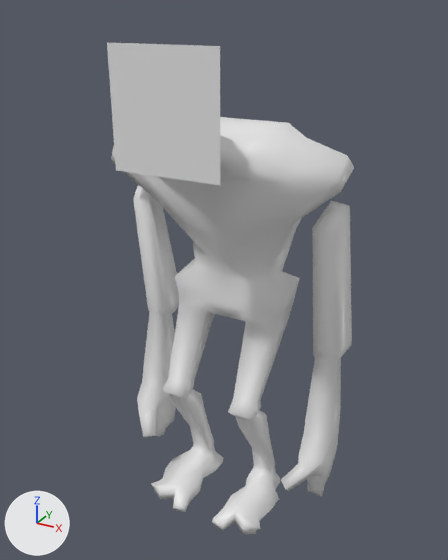
An edit to the FBX model Assets/_SkincareInYourFace/Mesh/SkinCare.fbx, drawn before and after from the same camera.
Camera for both pictures: a camera (50 mm lens) standing at (1.182, -2.198, 2.202) and looking at (0.021, -0.088, 1.147). Arrows for +X, +Y and +Z are at lower left; the lights stay in place. The picture after the commit comes second. Where no turn or scale is listed for an object, it has been applied to the vertices.

Objects in the first picture: 'mesh_skinScare_body.000', 'mesh_skinScare_mask.000'.
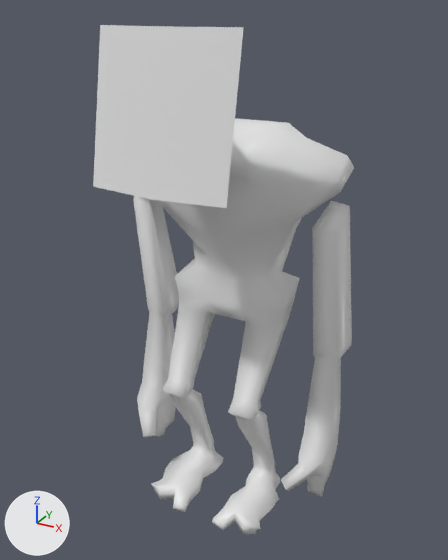
Pixel boxes [x1, y1, x2, y2] of what changed, in the pictures (448 x 560 px):
'mesh_skinScare_mask.000', reshaped (33% wider, 29% taller): before [107, 43, 220, 185]; after [93, 25, 244, 208]

The edits, one by one:
me_plane_003 is used by ob_mesh_skinscare_mask_000; location (0.0, 0.0, 0.0).
Verts and faces of me_plane_003; kept vertices keep their numbers, new ones are numbered from 4.
Before the commit, vertices of me_plane_003: 0 (-0.214, -0.462, 1.669) at pixel (115, 170), 1 (0.214, -0.462, 1.669) at pixel (220, 185), 2 (-0.214, -0.462, 2.096) at pixel (106, 42), 3 (0.214, -0.462, 2.096) at pixel (220, 46).
me_plane_003 had 4 vertices, 1 face and spanned x -0.214..0.214, y -0.462, z 1.669..2.096.
me_plane_003 now has 6 vertices, 2 faces and spans x -0.271..0.271, y -0.56..-0.42, z 1.617..2.148.
Part 1, on me_plane_003:
Vertices deleted: 0 to 3 (with the faces that use them).
New vertex 4 is at (-0.271, -0.525, 1.617), pixel (93, 186).
New vertex 5 is at (0.271, -0.525, 1.617), pixel (226, 208).
New vertex 6 is at (0.003, -0.56, 1.617), pixel (150, 199).
New vertices 7, 8, 9 stand at vertices 4, 5, 6, in that order, plus (0.0, 0.105, 0.531).
New faces: (5, 8, 9, 6), (4, 6, 9, 7).
